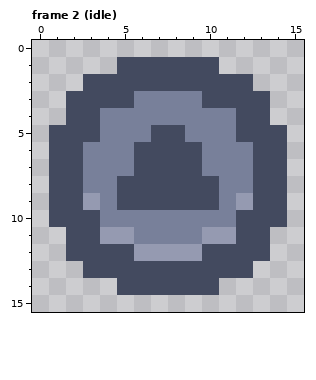
A pixel-art file gets an edit: projects/controller/assets/btn_up.ase. Above: the version before the commit.
16x16 pixels, 2 frames. Shown: frame 2 (idle).
After:
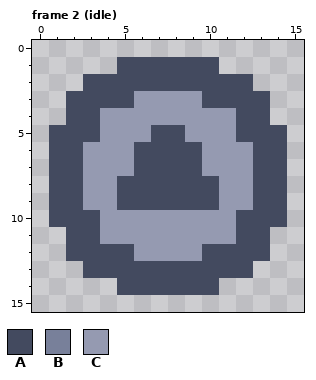
Palette (. is transparent): A #434a5f  B #78809a  C #959ab1
Edits made:
Frame 2 (idle):
The edit turns colour B into colour C in row 3 at x 6 to 9; in row 4 at x 4 to 11; in row 5 at x 4 to 6 and 9 to 11; in rows 6 to 7 at x 3 to 5 and 10 to 12; in row 8 at x 3 to 4 and 11 to 12; in row 9 at x 4 and 11.
The edit turns colour B into colour C in row 10 at x 4 to 11; in row 11 at x 6 to 9.
Pixel boxes of the changes (left, top, right, bottom) in both pictures:
changed: (83, 91, 253, 244)
